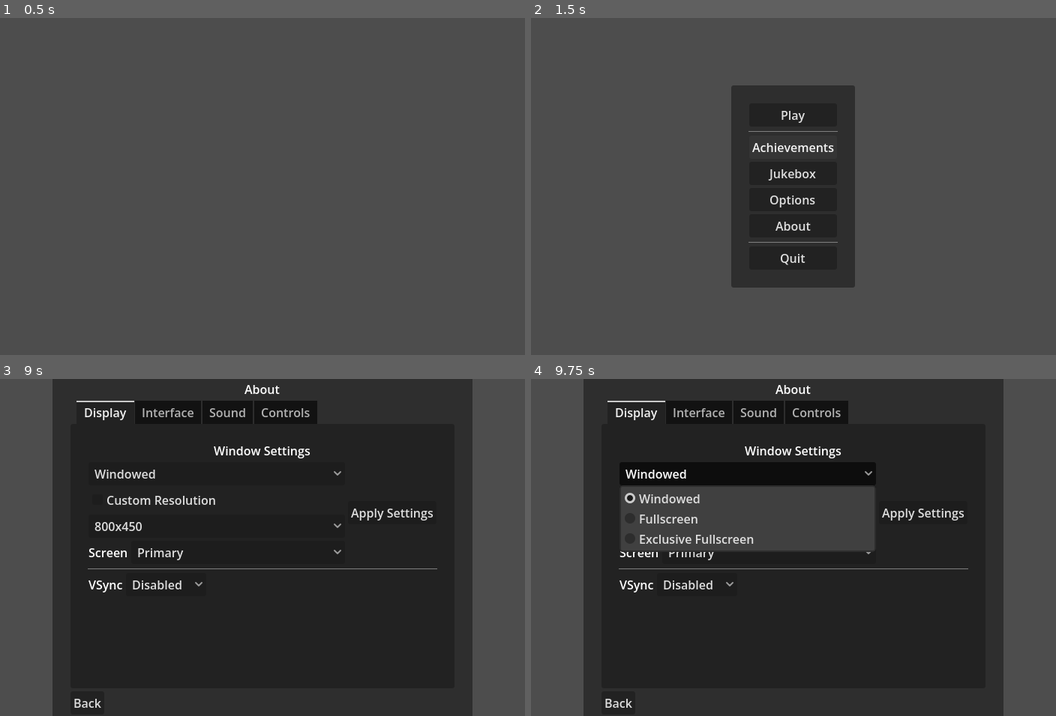
Above: before the commit, frames 1-4 (two rows, left to right).
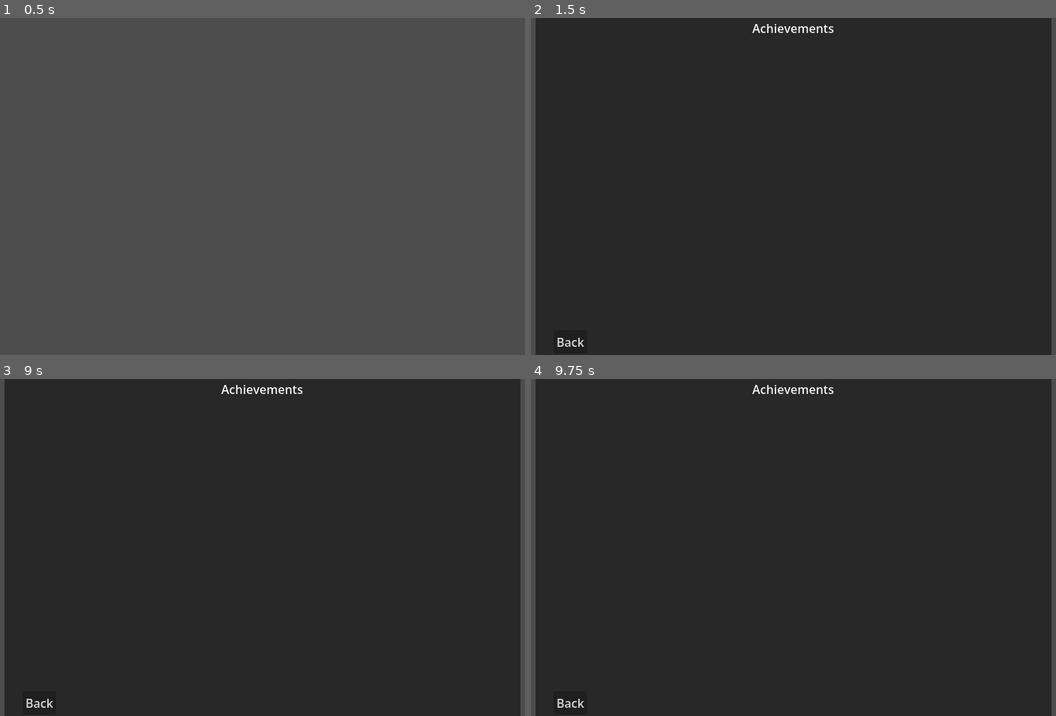
Above: after the commit, the same moments.

Repository: SpeedyVelcro/sv-game-skeleton
Game: Godot game, scene res://main.tscn
The game is run twice, just before and just after one commit, with the same random seed, the same clock (stepped at 60 frames per second) and the same inputs.
Inputs (mouse positions are in pixels of both pictures, inside the frame that each line leads up to):
- Up to frame 1 (0.5 s): no input
- Up to frame 2 (1.5 s): tap Enter at 0.5 s; move the mouse to (924, 169) at 0.52 s; tap Shift at 0.6 s; click (924, 169) at 0.67 s; click "Achievements" at 1.25 s
- Up to frame 3 (9 s): click (36, 702) at 2 s, where only the run after the commit has a clickable "Back"; click "Play" at 2.75 s; click "Play" at 3.5 s; click "Jukebox" at 4.25 s; click "Achievements" at 5 s; click (262, 534) at 5.75 s, where only the run before the commit has a clickable "Jukebox"; click (262, 476) at 6.5 s, where only the run before the commit has a clickable "Play"; click (262, 507) at 7.25 s, where only the run before the commit has a clickable "Achievements"; click (262, 534) at 8 s, where only the run before the commit has a clickable "Jukebox"; click (262, 560) at 8.75 s, where only the run before the commit has a clickable "Options"
- Up to frame 4 (9.75 s): click (746, 473) at 9.5 s, where only the run before the commit has a clickable "Windowed"

Frame 1 is identical in both runs. In frame 2, 85% of the frame differs, in the area x 0-100%, y 0-100%; in frame 3, 21%; in frame 4, 24%.

Commit message:
Integrate achievement menus

Diff:
--- /dev/null
+++ b/autoloads/achievement_overlay_layer/achievement_overlay_layer.tscn
@@ -0,0 +1,25 @@
+[gd_scene format=3 uid="uid://de3xh1kcifin1"]
+
+[ext_resource type="Script" uid="uid://q556kuuqjbtq" path="res://addons/sv_options_menu/ui/ui_scaling_sub_viewport/ui_scaling_sub_viewport.gd" id="1_byxkm"]
+[ext_resource type="PackedScene" uid="uid://cnf4r72kds3xj" path="res://addons/sv_achievements/ui/achievement_overlay/achievement_overlay.tscn" id="2_svr8l"]
+
+[node name="AchievementOverlayLayer" type="CanvasLayer" unique_id=1208508047]
+layer = 100000
+
+[node name="SubViewportContainer" type="SubViewportContainer" parent="." unique_id=312919703]
+anchors_preset = 15
+anchor_right = 1.0
+anchor_bottom = 1.0
+grow_horizontal = 2
+grow_vertical = 2
+mouse_filter = 2
+
+[node name="UIScalingSubViewport" type="SubViewport" parent="SubViewportContainer" unique_id=1798589110]
+transparent_bg = true
+handle_input_locally = false
+size = Vector2i(1152, 648)
+render_target_update_mode = 4
+script = ExtResource("1_byxkm")
+metadata/_custom_type_script = "uid://q556kuuqjbtq"
+
+[node name="AchievementOverlay" parent="SubViewportContainer/UIScalingSubViewport" unique_id=1634175387 instance=ExtResource("2_svr8l")]
--- a/project.godot
+++ b/project.godot
@@ -35,6 +35,7 @@
 OptionsLifecycle="*uid://bg6i2usjy2ola"
 OptionsSaver="*uid://byw1rlb3hl7lb"
 UIScaleLimiter="*uid://bvyix0sadk4ni"
+AchievementOverlayLayer="*uid://de3xh1kcifin1"
 OnQuit="*uid://m6w5vac7dbqd"
 OnAutoloadFinish="*uid://hs0g2iuax5mu"
 
--- /dev/null
+++ b/ui/menus/achievements_menu/achievements_menu.gd
@@ -0,0 +1,19 @@
+class_name _AchievementsMenu
+extends Control
+
+## Emitted when the player requests to go back e.g. by hitting the back button.
+signal back
+
+@export_group("Internal")
+@export var _scroll_container: ScrollContainer
+
+
+# Signal connection
+func _on_visibility_changed() -> void:
+	if visible:
+		_scroll_container.set_deferred("scroll_vertical", 0)
+
+
+# Signal connection
+func _on_back_button_pressed() -> void:
+	back.emit()
--- /dev/null
+++ b/ui/menus/achievements_menu/achievements_menu.tscn
@@ -0,0 +1,56 @@
+[gd_scene format=3 uid="uid://bant77aovccpl"]
+
+[ext_resource type="Script" uid="uid://cwisjat58jhfv" path="res://ui/menus/achievements_menu/achievements_menu.gd" id="1_0r6ul"]
+[ext_resource type="PackedScene" uid="uid://3frhprt6v3o6" path="res://addons/sv_achievements/ui/achievement_list_ui/achievement_list_ui.tscn" id="1_21v5y"]
+
+[node name="AchievementsMenu" type="Control" unique_id=478904815 node_paths=PackedStringArray("_scroll_container")]
+layout_mode = 3
+anchors_preset = 15
+anchor_right = 1.0
+anchor_bottom = 1.0
+grow_horizontal = 2
+grow_vertical = 2
+script = ExtResource("1_0r6ul")
+_scroll_container = NodePath("CenterContainer/PanelContainer/MarginContainer/VBoxContainer/ScrollContainer")
+
+[node name="CenterContainer" type="CenterContainer" parent="." unique_id=988384216]
+layout_mode = 1
+anchors_preset = 15
+anchor_right = 1.0
+anchor_bottom = 1.0
+grow_horizontal = 2
+grow_vertical = 2
+
+[node name="PanelContainer" type="PanelContainer" parent="CenterContainer" unique_id=939955796]
+layout_mode = 2
+
+[node name="MarginContainer" type="MarginContainer" parent="CenterContainer/PanelContainer" unique_id=1816362300]
+layout_mode = 2
+
+[node name="VBoxContainer" type="VBoxContainer" parent="CenterContainer/PanelContainer/MarginContainer" unique_id=2083833661]
+layout_mode = 2
+
+[node name="Label" type="Label" parent="CenterContainer/PanelContainer/MarginContainer/VBoxContainer" unique_id=907683066]
+layout_mode = 2
+size_flags_horizontal = 4
+text = "Achievements"
+horizontal_alignment = 1
+
+[node name="ScrollContainer" type="ScrollContainer" parent="CenterContainer/PanelContainer/MarginContainer/VBoxContainer" unique_id=921394472]
+custom_minimum_size = Vector2(640, 384)
+layout_mode = 2
+horizontal_scroll_mode = 0
+
+[node name="AchievementListUI" parent="CenterContainer/PanelContainer/MarginContainer/VBoxContainer/ScrollContainer" unique_id=40048756 instance=ExtResource("1_21v5y")]
+layout_mode = 2
+size_flags_horizontal = 3
+size_flags_vertical = 3
+show_separators = true
+
+[node name="BackButton" type="Button" parent="CenterContainer/PanelContainer/MarginContainer/VBoxContainer" unique_id=1018190287]
+layout_mode = 2
+size_flags_horizontal = 0
+text = "Back"
+
+[connection signal="visibility_changed" from="." to="." method="_on_visibility_changed"]
+[connection signal="pressed" from="CenterContainer/PanelContainer/MarginContainer/VBoxContainer/BackButton" to="." method="_on_back_button_pressed"]
--- a/ui/title_screen/title_screen.gd
+++ b/ui/title_screen/title_screen.gd
@@ -14,6 +14,7 @@
 @export_group("Internal")
 @export var _start_prompt: _StartPrompt
 @export var _main_menu: _MainMenu
+@export var _achievements_menu: _AchievementsMenu
 @export var _options_menu: _OptionsMenu
 @export var _about_menu: _AboutMenu
 
@@ -30,7 +31,8 @@
 
 # Signal connection
 func _on_main_menu_achievements_pressed() -> void:
-	pass # TODO
+	_main_menu.visible = false
+	_achievements_menu.visible = true
 
 
 # Signal connection
@@ -69,3 +71,9 @@
 func _on_about_menu_back() -> void:
 	_about_menu.visible = false
 	_main_menu.visible = true
+
+
+# Signal connection
+func _on_achievements_menu_back() -> void:
+	_achievements_menu.visible = false
+	_main_menu.visible = true
--- a/ui/title_screen/title_screen.tscn
+++ b/ui/title_screen/title_screen.tscn
@@ -5,12 +5,14 @@
 [ext_resource type="PackedScene" uid="uid://bvgje3ijwo08c" path="res://ui/menus/start_prompt/start_prompt.tscn" id="2_rhiq2"]
 [ext_resource type="PackedScene" uid="uid://vsbniy4gppix" path="res://ui/menus/main_menu/main_menu.tscn" id="3_kp51c"]
 [ext_resource type="PackedScene" uid="uid://dyuls84burhpn" path="res://ui/menus/options_menu/options_menu.tscn" id="4_rhiq2"]
+[ext_resource type="PackedScene" uid="uid://bant77aovccpl" path="res://ui/menus/achievements_menu/achievements_menu.tscn" id="5_ca08b"]
 [ext_resource type="PackedScene" uid="uid://cmb6dbe4e6wtk" path="res://ui/menus/about_menu/about_menu.tscn" id="6_2er51"]
 
-[node name="TitleScreen" type="Node" unique_id=1194125216 node_paths=PackedStringArray("_start_prompt", "_main_menu", "_options_menu", "_about_menu")]
+[node name="TitleScreen" type="Node" unique_id=1194125216 node_paths=PackedStringArray("_start_prompt", "_main_menu", "_achievements_menu", "_options_menu", "_about_menu")]
 script = ExtResource("1_72buf")
 _start_prompt = NodePath("SubViewportContainer/UIScalingSubViewport/StartPrompt")
 _main_menu = NodePath("SubViewportContainer/UIScalingSubViewport/MainMenu")
+_achievements_menu = NodePath("SubViewportContainer/UIScalingSubViewport/AchievementsMenu")
 _options_menu = NodePath("SubViewportContainer/UIScalingSubViewport/OptionsMenu")
 _about_menu = NodePath("SubViewportContainer/UIScalingSubViewport/AboutMenu")
 
@@ -22,6 +24,7 @@
 grow_vertical = 2
 
 [node name="UIScalingSubViewport" type="SubViewport" parent="SubViewportContainer" unique_id=1998121403]
+transparent_bg = true
 handle_input_locally = false
 size = Vector2i(1152, 648)
 render_target_update_mode = 4
@@ -31,6 +34,9 @@
 [node name="StartPrompt" parent="SubViewportContainer/UIScalingSubViewport" unique_id=1681230188 instance=ExtResource("2_rhiq2")]
 
 [node name="MainMenu" parent="SubViewportContainer/UIScalingSubViewport" unique_id=204805460 instance=ExtResource("3_kp51c")]
+visible = false
+
+[node name="AchievementsMenu" parent="SubViewportContainer/UIScalingSubViewport" unique_id=478904815 instance=ExtResource("5_ca08b")]
 visible = false
 
 [node name="OptionsMenu" parent="SubViewportContainer/UIScalingSubViewport" unique_id=50247623 instance=ExtResource("4_rhiq2")]
@@ -46,5 +52,6 @@
 [connection signal="options_pressed" from="SubViewportContainer/UIScalingSubViewport/MainMenu" to="." method="_on_main_menu_options_pressed"]
 [connection signal="play_pressed" from="SubViewportContainer/UIScalingSubViewport/MainMenu" to="." method="_on_main_menu_play_pressed"]
 [connection signal="quit_pressed" from="SubViewportContainer/UIScalingSubViewport/MainMenu" to="." method="_on_main_menu_quit_pressed"]
+[connection signal="back" from="SubViewportContainer/UIScalingSubViewport/AchievementsMenu" to="." method="_on_achievements_menu_back"]
 [connection signal="back" from="SubViewportContainer/UIScalingSubViewport/OptionsMenu" to="." method="_on_options_menu_back"]
 [connection signal="back" from="SubViewportContainer/UIScalingSubViewport/AboutMenu" to="." method="_on_about_menu_back"]
Not shown, added: ui/menus/achievements_menu/achievements_menu.gd.uid
